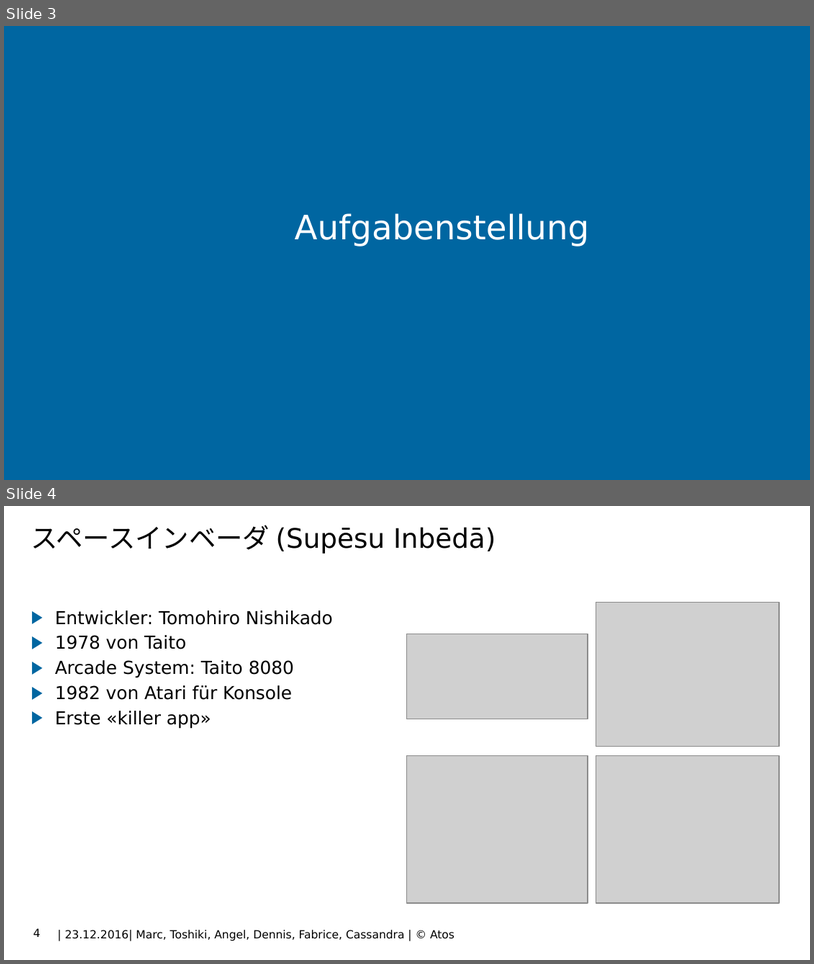
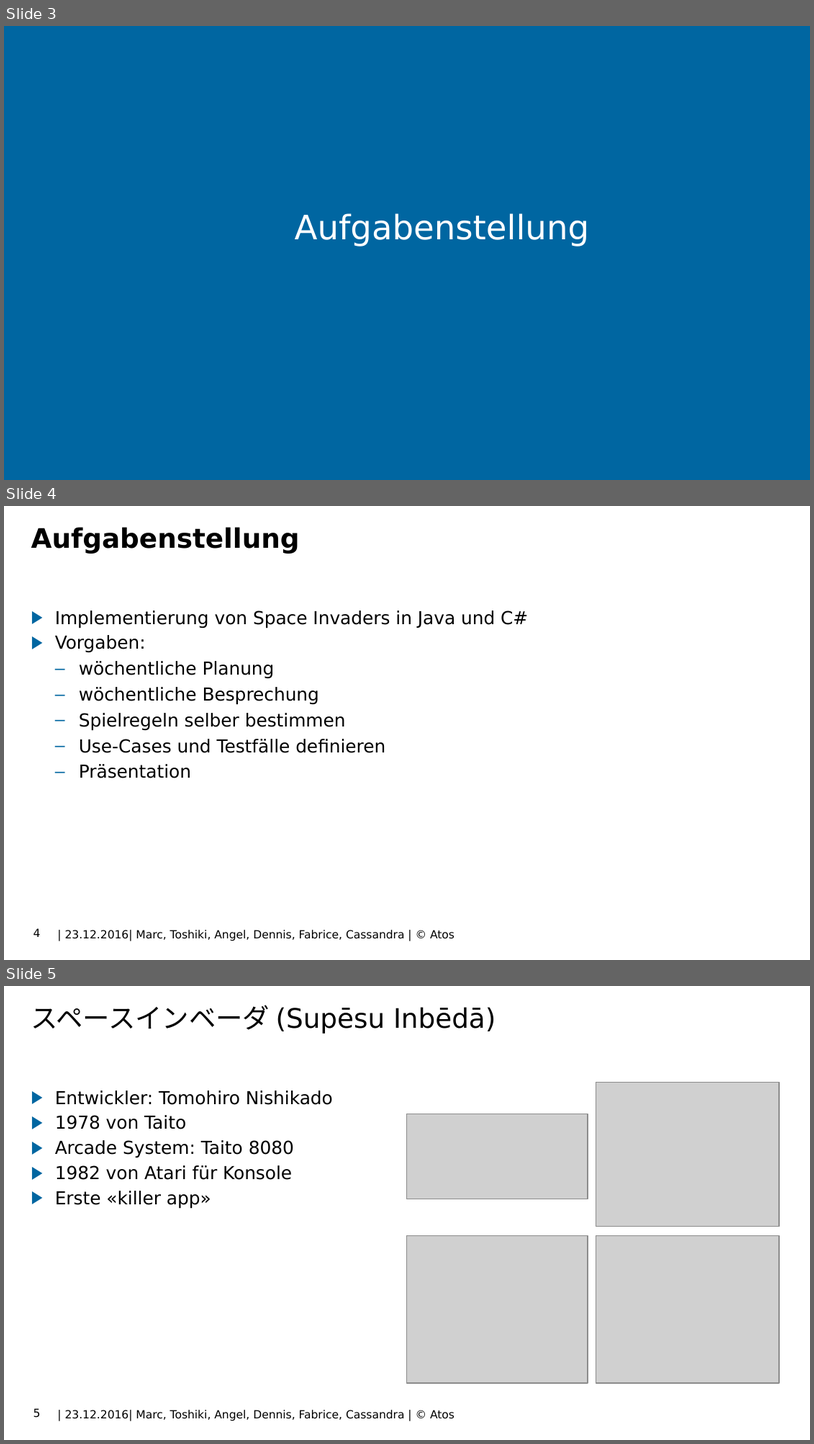
Before and after one commit to FabriceBosshard/SpaceInvaders, a slide deck: SpaceInvaders/Documents/SpaceInvaders.pptx. Shown one above the other, each under a label of ours: slides 3 and 4 before the commit, slides 3, 4 and 5 after it. The pictures are 814x964 and 814x1444 pixels, drawn with LibreOffice and Linux fonts; fonts in the diff are those of the drawing; grey boxes stand for pictures; background and template pictures are left out. Boxes give left, top, right and bottom in pixels: in the first picture for what was removed or moved away, otherwise in the second. Text is boxed around its words. In the diff, an @@ line names an element or a change of style, - is before the commit and + after.

```diff
--- a/SpaceInvaders/Documents/SpaceInvaders.pptx
+++ b/SpaceInvaders/Documents/SpaceInvaders.pptx
@@ slide 4 added at (4,506,810,960), background picture (left out); not listed: 1 template element that a slide beside it also shows @@
@@ title added at (31,527,300,553), 24 pt, text #000000, bold @@
+Aufgabenstellung
@@ text added at (55,610,528,778), 16 pt, text #000000 @@
+▶ Implementierung von Space Invaders in Java und C#
+▶ Vorgaben:
+  – wöchentliche Planung
+  – wöchentliche Besprechung
+  – Spielregeln selber bestimmen
+  – Use-Cases und Testfälle definieren
+  – Präsentation
@@ page number added at (34,928,41,937), 10 pt, text #000000 @@
+4
@@ what was slide 4 is now slide 5 @@
@@ page number at (34,1408,41,1417): text changed @@
-4
+5
```
Also in this commit, not shown: 9 other slides added, 7 slides removed.
